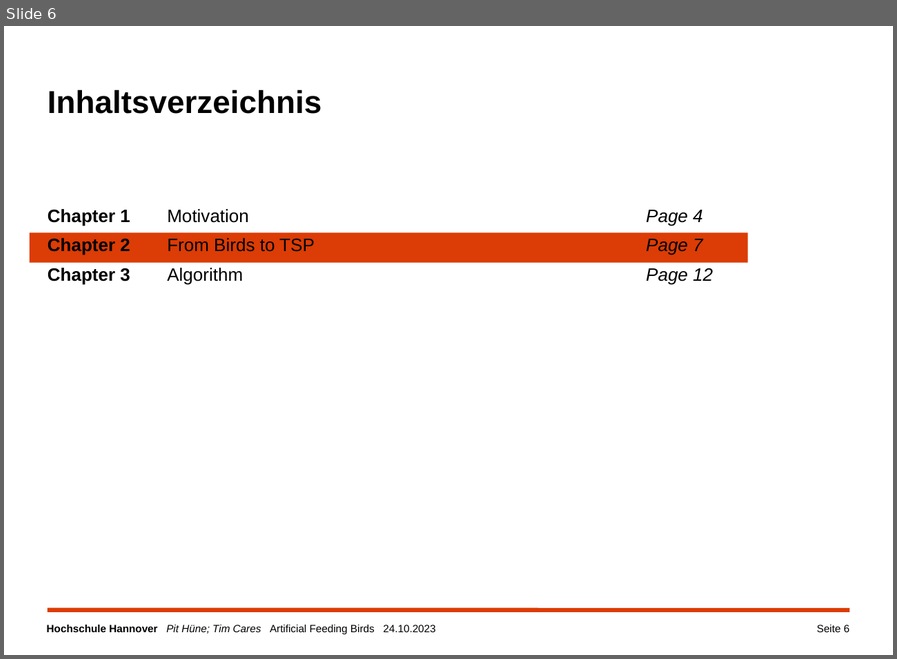
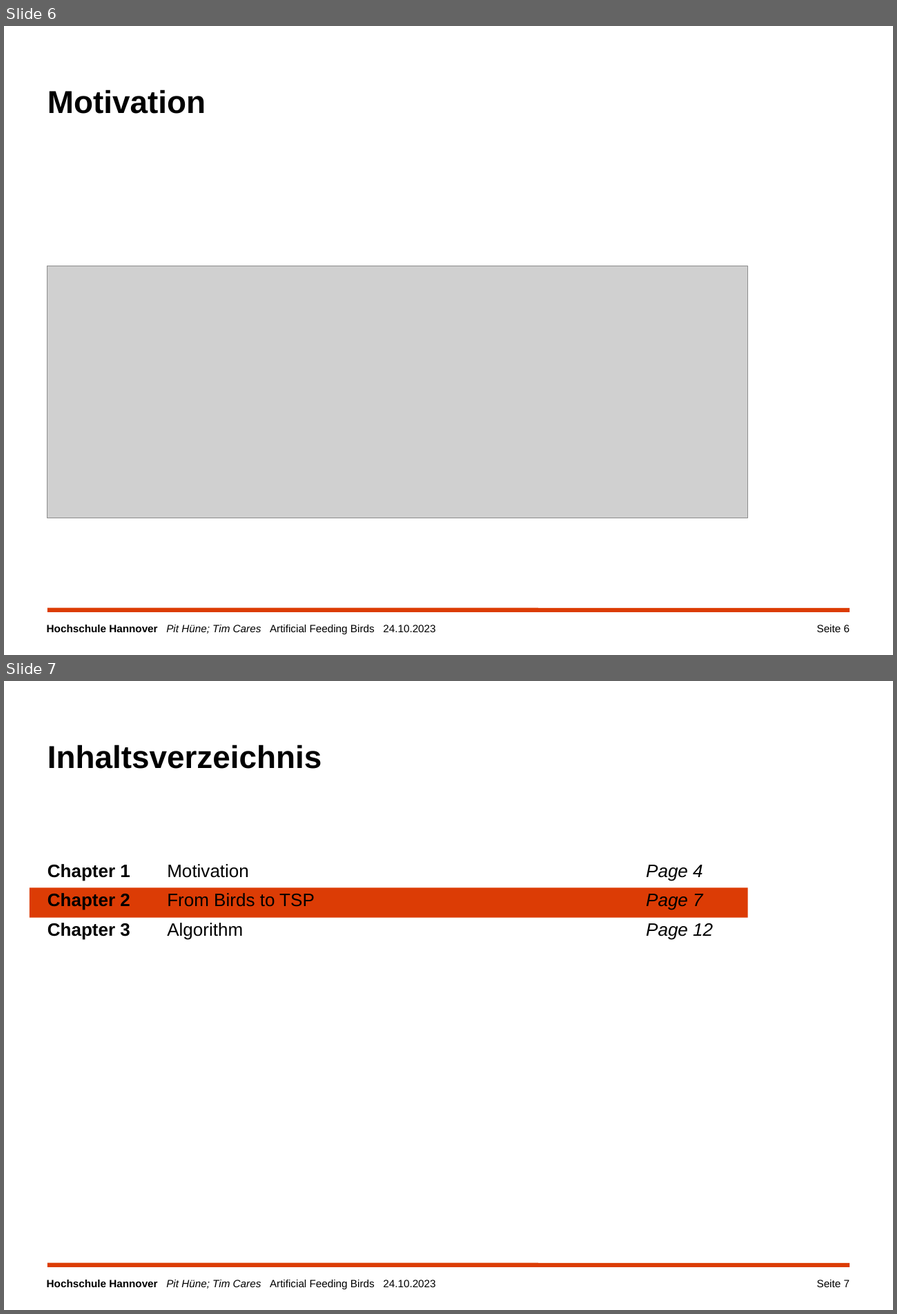
Before and after one commit to TimCares/AFB-Metaheuristic, a slide deck: doc/algorithm.pptx. Shown one above the other, each under a label of ours: slide 6 before the commit, slides 6 and 7 after it. The pictures are 897x659 and 897x1314 pixels, drawn with LibreOffice and Linux fonts; fonts in the diff are those of the drawing; grey boxes stand for pictures; background and template pictures are left out. Boxes give left, top, right and bottom in pixels: in the first picture for what was removed or moved away, otherwise in the second. Text is boxed around its words. In the diff, an @@ line names an element or a change of style, - is before the commit and + after.

```diff
--- a/doc/algorithm.pptx
+++ b/doc/algorithm.pptx
@@ slide 6 added at box(4, 26, 893, 655), background #FFFFFF; not listed: 2 template elements that a slide beside it also shows @@
@@ title added at box(47, 89, 205, 114), 30 pt, text #000000, bold @@
+Motivation
@@ picture added at box(47, 265, 748, 518) @@
@@ page number added at box(817, 624, 850, 632), 10 pt, text #000000 @@
+Seite 6
@@ what was slide 6 is now slide 7 @@
@@ page number at box(817, 1279, 850, 1287): text changed @@
-Seite 6
+Seite 7
```
Also in this commit, not shown: 2 slides changed, 1 slide removed.
